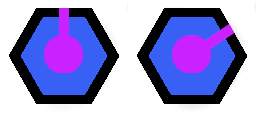
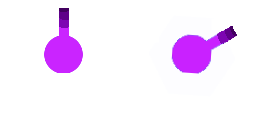
Before/after of a 256 × 128 layered artwork. What changed in the layer stack:
added layer "paste" above "background" over [149, 15, 237, 97]
painted on "Pasted Layer" over [8, 0, 256, 112]
